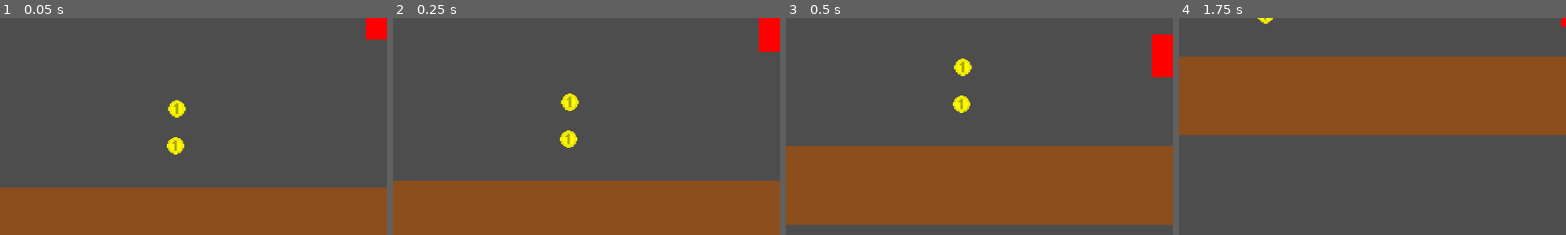
Above: before the commit, frames 1-4 (left to right).
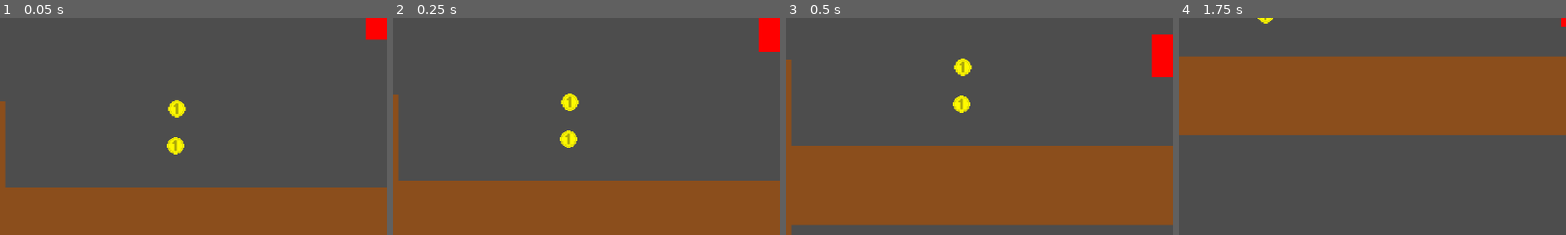
Above: after the commit, the same moments.

Repository: AzureLeaf0/GameJam
Game: Godot game, scene res://scenes/map.tscn
The game is run twice, just before and just after one commit, with the same random seed, the same clock (stepped at 60 frames per second) and the same inputs.
Inputs:
- Up to frame 1 (0.05 s): no input
- Up to frame 2 (0.25 s): no input
- Up to frame 3 (0.5 s): no input
- Up to frame 4 (1.75 s): hold Right (move_right) from 0.53 s (still down); tap Space (jump) at 0.77, 1.52 s
The pictures show only the part of the screen within x 0-50%, y 50-100%; the shares and areas given below are measured in that part.

The runs differ from the first frame. In frame 1, 0.6% of the frame differs, in the area x 0-2%, y 38-79%; in frame 2, 0.6%; in frame 3, 0.7%, in the area x 0-2%, y 19-100%; in frame 4, nothing differs.

Commit message:
enemy flip_h
e

Diff:
--- a/gamejam/scenes/enemy.gd
+++ b/gamejam/scenes/enemy.gd
@@ -4,5 +4,17 @@
 
 var direction = 1
 
+@onready var ray_cast_left: RayCast2D = $RayCastLeft
+@onready var ray_cast_right: RayCast2D = $RayCastRight
+
+@onready var sprite: Sprite2D = $Sprite2D
+
 func _process(delta: float) -> void:
+	if ray_cast_right.is_colliding():
+		direction = -1
+		sprite.flip_h = true
+	if ray_cast_left.is_colliding():
+		direction = 1
+		sprite.flip_h = false
+
 	position.x += direction * SPEED * delta
--- a/gamejam/scenes/enemy.tscn
+++ b/gamejam/scenes/enemy.tscn
@@ -20,9 +20,9 @@
 [node name="RayCastRight" type="RayCast2D" parent="."]
 position = Vector2(7.62939e-06, -9.53674e-07)
 scale = Vector2(3.06168, 6.47698)
-target_position = Vector2(16, 0)
+target_position = Vector2(13.718, 1.47241e-07)
 
 [node name="RayCastLeft" type="RayCast2D" parent="."]
 position = Vector2(7.62939e-06, -9.53674e-07)
 scale = Vector2(3.06168, 6.47698)
-target_position = Vector2(-16, 0)
+target_position = Vector2(-13.718, 1.47241e-07)
--- a/gamejam/scenes/map.tscn
+++ b/gamejam/scenes/map.tscn
@@ -29,3 +29,13 @@
 
 [node name="enemy" parent="." instance=ExtResource("4_0cso3")]
 position = Vector2(-208, 357)
+
+[node name="Block2" parent="." instance=ExtResource("2_paxxb")]
+position = Vector2(-479, 384)
+scale = Vector2(0.5019, 11.6803)
+visual = 1
+
+[node name="Block3" parent="." instance=ExtResource("2_paxxb")]
+position = Vector2(-61, 650)
+scale = Vector2(0.5019, 11.6803)
+visual = 1
